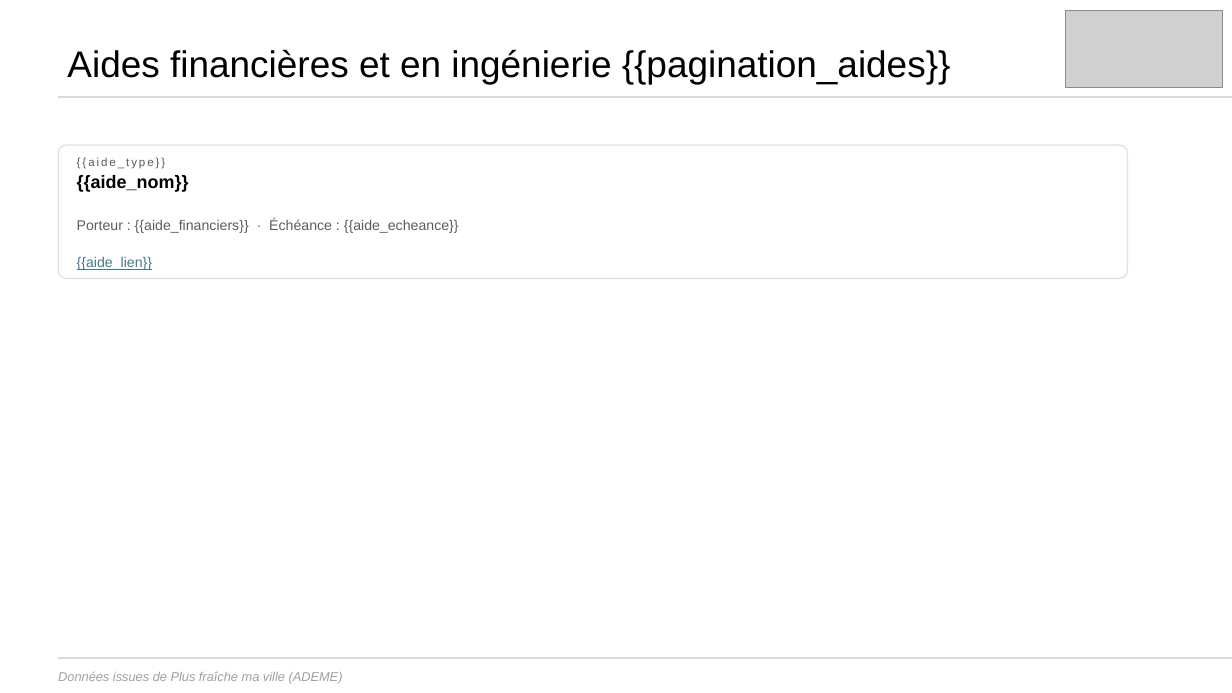
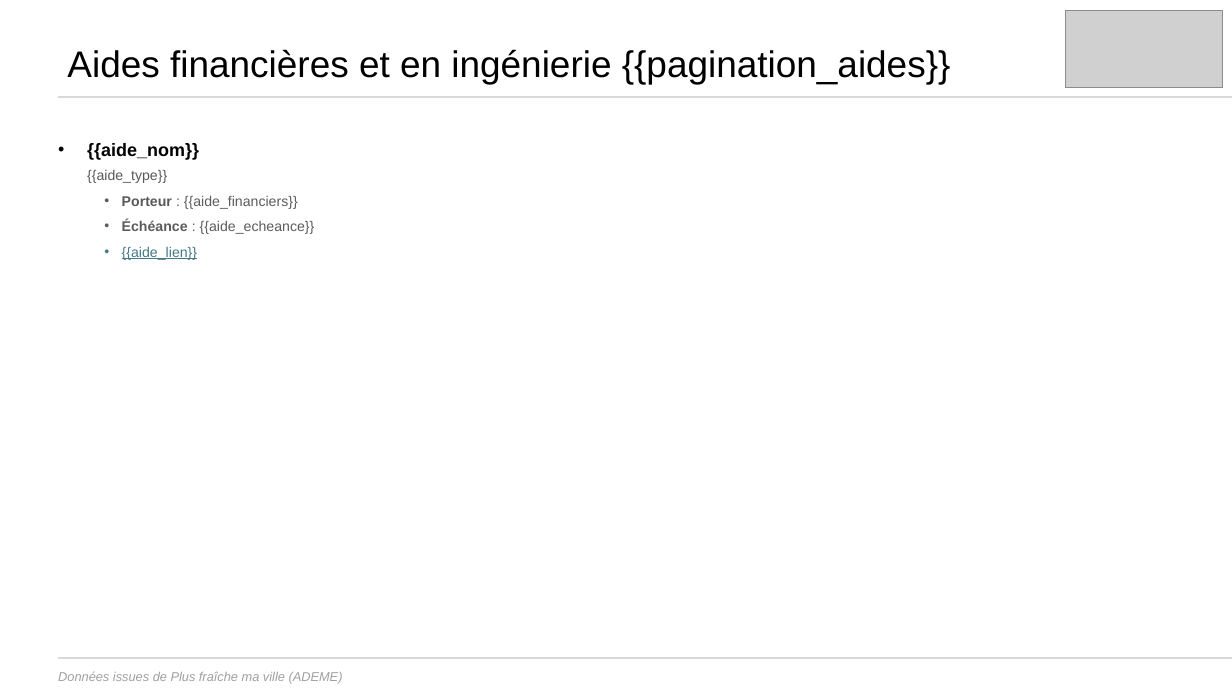
Before and after one commit to incubateur-ademe/plusfraichemaville-site, a slide deck: slide 8 of public/templates/template_synthese_projet.pptx. Drawn at 1232x693 pixels with LibreOffice and Linux fonts; fonts in the diff are those of the drawing; grey boxes stand for pictures. Boxes give left, top, right and bottom in pixels: in the first picture for what was removed or moved away, otherwise in the second. Text is boxed around its words. In the diff, an @@ line names an element or a change of style, - is before the commit and + after.

Commit message:
feat: refacto slide aides

```diff
--- a/public/templates/template_synthese_projet.pptx
+++ b/public/templates/template_synthese_projet.pptx
@@ rounded rectangle removed at (58,145,1128,278) @@
@@ text at (87,143,315,260): text changed; size 14 to 11 pt; text colour #000000 to #5C5C5C; bold off @@
-{{aide_nom}}
+• {{aide_nom}}
+  {{aide_type}}
+  • Porteur : {{aide_financiers}}
+  • Échéance : {{aide_echeance}}
+  • {{aide_lien}}
@@ text removed at (77,157,166,169) @@
-{{aide_type}}
@@ text removed at (77,219,459,233) @@
-Porteur : {{aide_financiers}} · Échéance : {{aide_echeance}}
@@ text removed at (77,257,152,270) @@
-{{aide_lien}}
```
Also in this commit, not shown: 3 other files.
